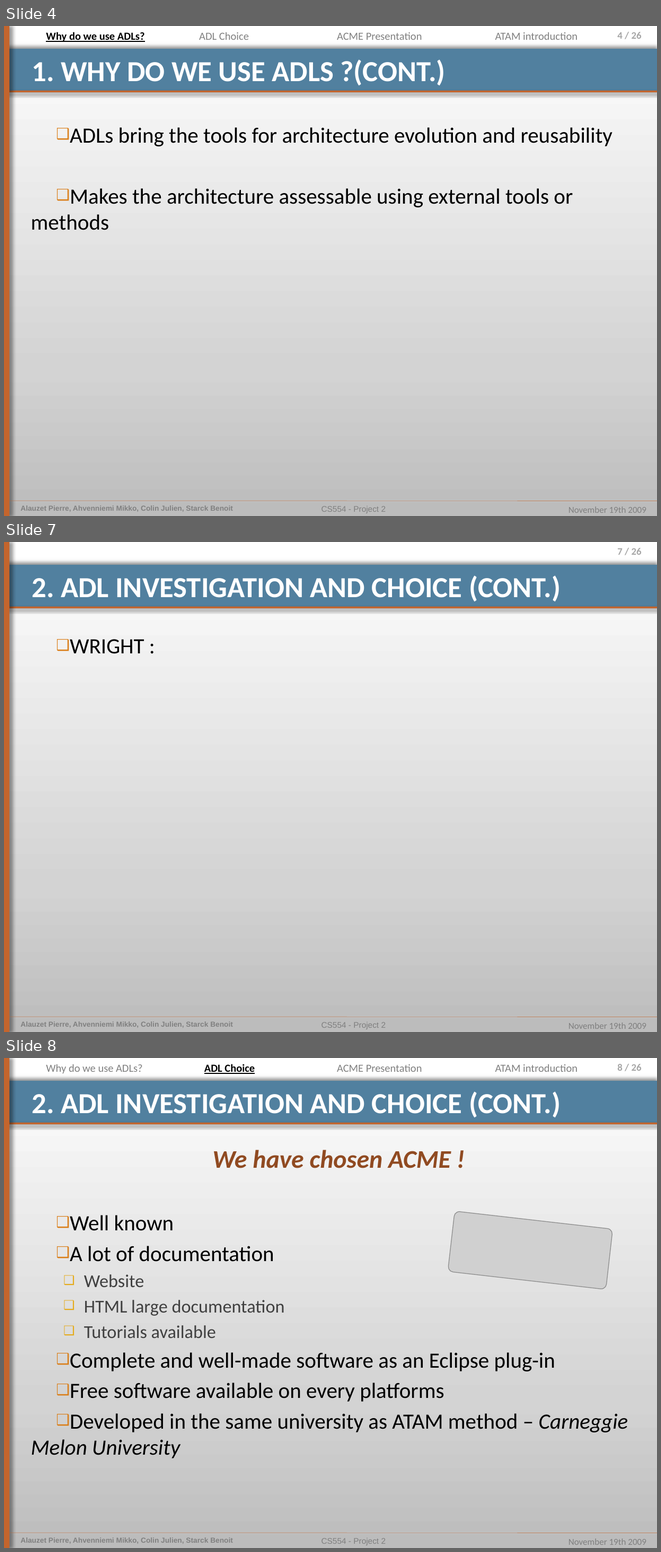
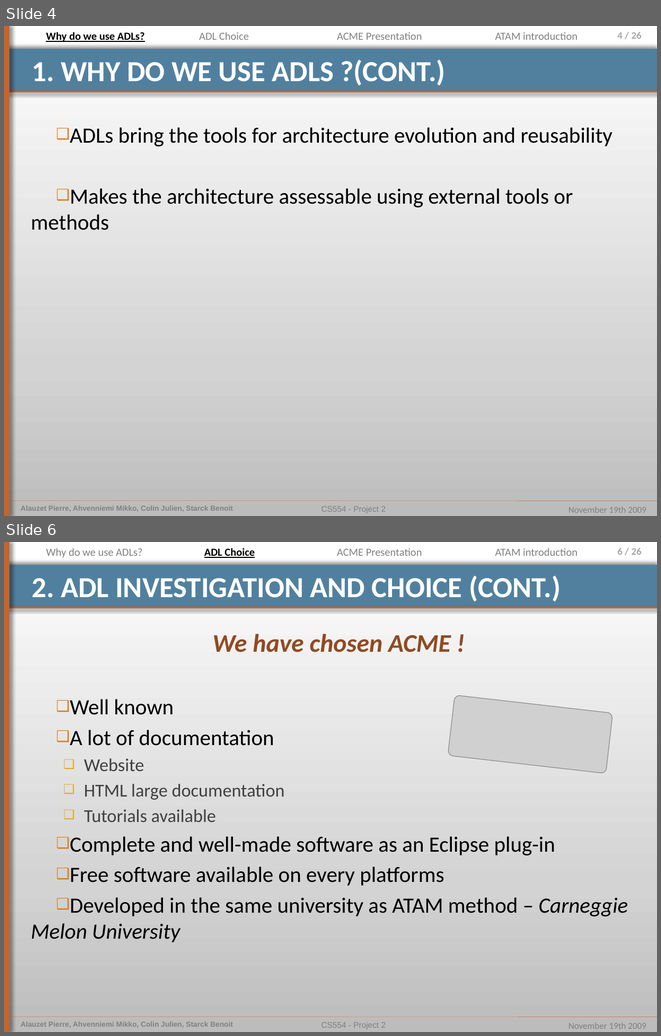
Before and after one commit to pierrealauzet/euroteam, a slide deck: Project 2/Part2/CS554_EuroTeam_Project2_OP5.pptx. Shown one above the other, each under a label of ours: slides 4, 7 and 8 before the commit, slides 4 and 6 after it; the slides between them are not shown. The pictures are 661x1552 and 661x1036 pixels, drawn with LibreOffice and Linux fonts; fonts in the diff are those of the drawing; grey boxes stand for pictures. Boxes give left, top, right and bottom in pixels: in the first picture for what was removed or moved away, otherwise in the second. Text is boxed around its words. In the diff, an @@ line names an element or a change of style, - is before the commit and + after.

```diff
--- a/Project 2/Part2/CS554_EuroTeam_Project2_OP5.pptx
+++ b/Project 2/Part2/CS554_EuroTeam_Project2_OP5.pptx
@@ slide 7 removed at (x1=4, y1=542, x2=657, y2=1032), background gradient #BDBDBD to #D3D3D3 to #FFFFFF; not listed: 9 template elements that a slide beside it also shows @@
@@ title removed at (x1=32, y1=575, x2=560, y2=601) @@
-2. ADL INVESTIGATION AND CHOICE (CONT.)
@@ text removed at (x1=70, y1=639, x2=144, y2=654) @@
-❑ WRIGHT :
@@ what was slide 8 is now slide 6 @@
@@ page number at (x1=617, y1=548, x2=642, y2=555): text changed @@
-8 / 26
+6 / 26
```
Also in this commit, not shown: 2 slides changed, 1 slide added, 1 other slide removed.
